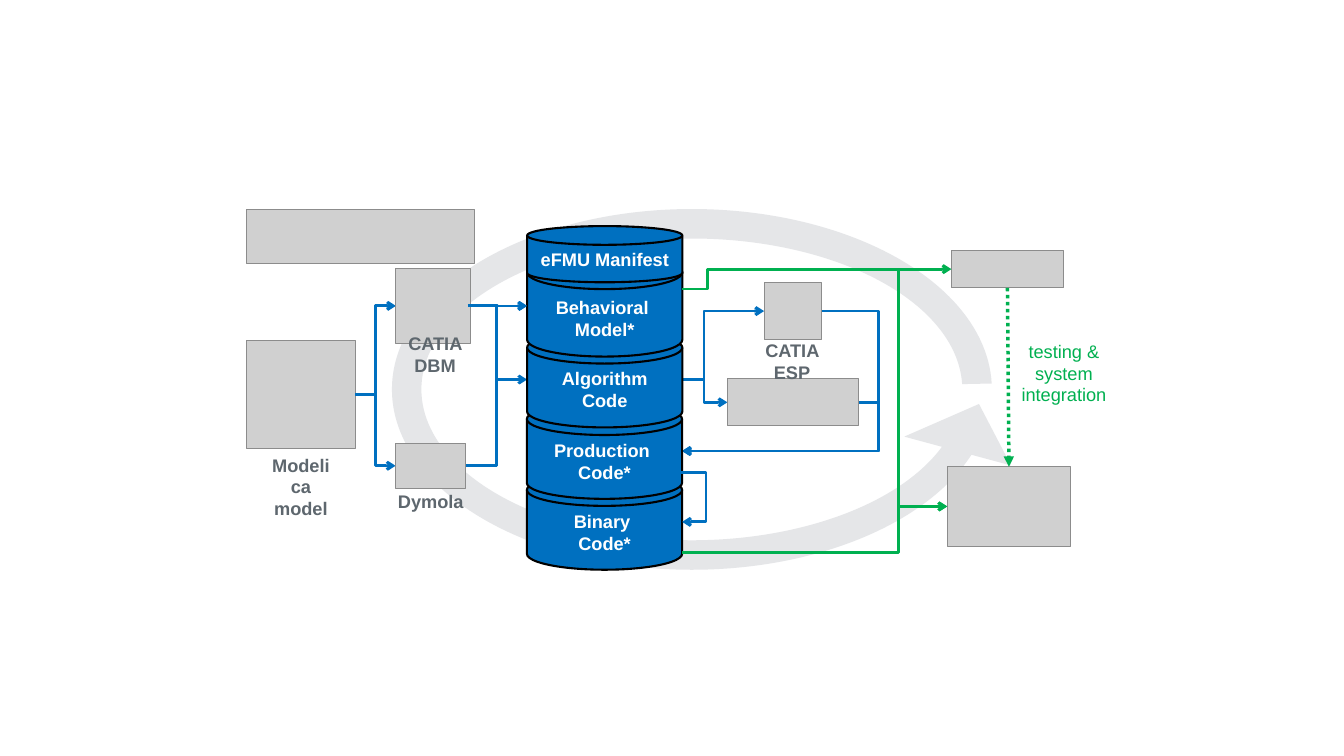
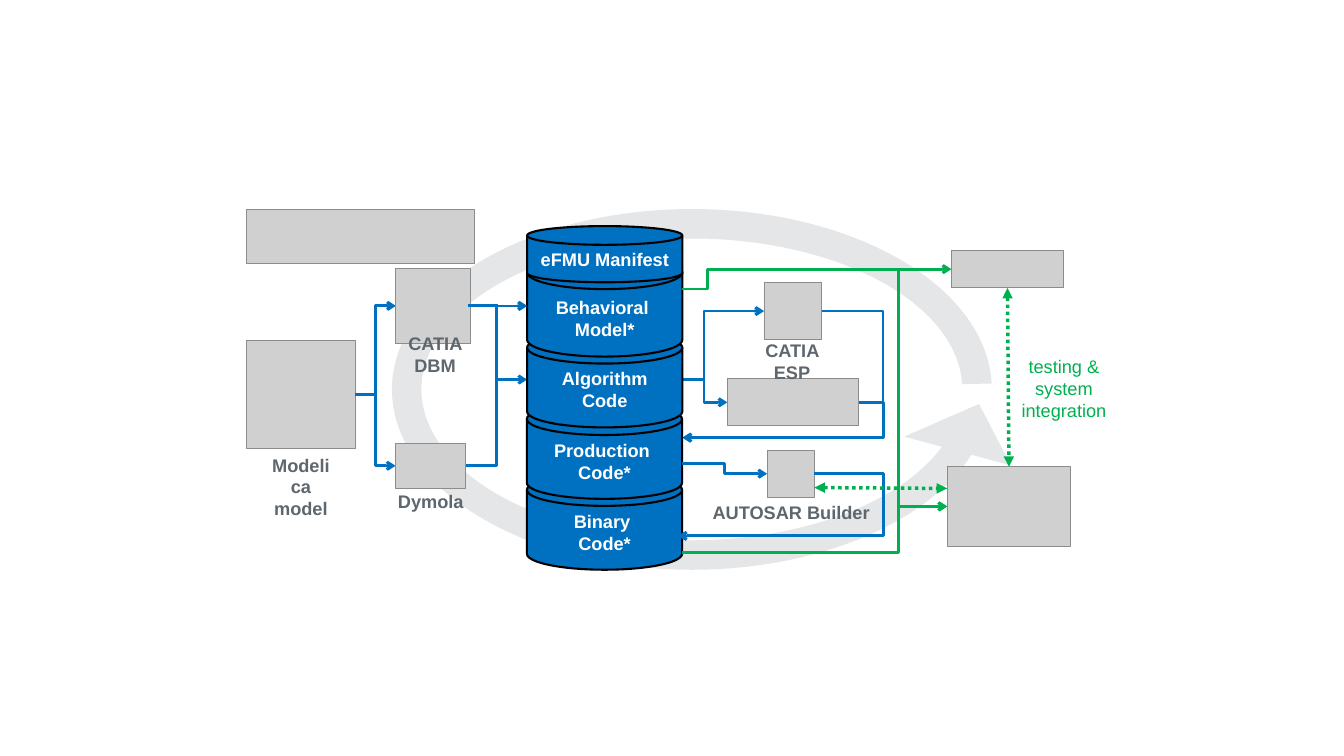
Before and after one commit to modelica/efmi-standard.org, a slide deck: slide 1 of static/media/tools/eFMI-tools.pptx. Drawn at 1344x756 pixels with LibreOffice and Linux fonts; fonts in the diff are those of the drawing; grey boxes stand for pictures. Boxes give left, top, right and bottom in pixels: in the first picture for what was removed or moved away, otherwise in the second. Text is boxed around its words. In the diff, an @@ line names an element or a change of style, - is before the commit and + after.

Commit message:
Added AUTOSAR Builder to the "Tools" page list.

```diff
--- a/static/media/tools/eFMI-tools.pptx
+++ b/static/media/tools/eFMI-tools.pptx
@@ arrow (1008, 288) - (1009, 467): arrow to double arrow @@
@@ elbow arrow moved from (822, 312) - (683, 451) to (822, 312) - (683, 438) @@
@@ text "testing &": place and size @@
-text "testing &" at box(1022, 344, 1107, 405)
+text "testing &" at box(1022, 359, 1107, 421)
@@ elbow arrow moved from (858, 402) - (683, 451) to (858, 402) - (683, 438) @@
@@ elbow arrow added from (815, 474) to (679, 536), #0070C0 2 pt @@
@@ elbow arrow moved from (681, 472) - (683, 522) to (682, 464) - (767, 474) @@
@@ picture added at box(767, 451, 815, 498) @@
@@ text added at box(713, 506, 870, 519), 13 pt, text #5E676E, bold @@
+AUTOSAR Builder
@@ double arrow added from (815, 488) to (948, 489), #00B050 2.5 pt dashed @@
```
Also in this commit, not shown: 3 other files.
